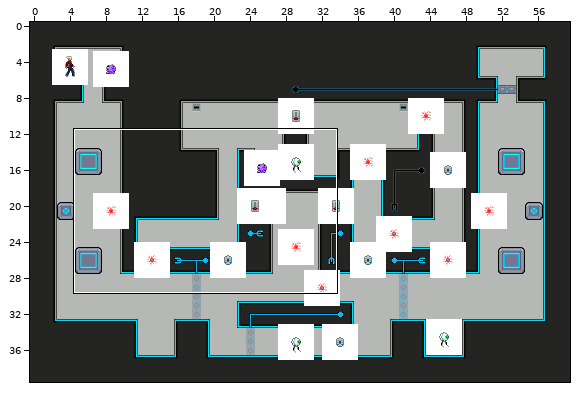
Two versions of a level (Tiled map (JSON), res/map/Security.json). The picture above shows the old version from afar; the outline marks the close-up.
Close-up. First the earlier version:
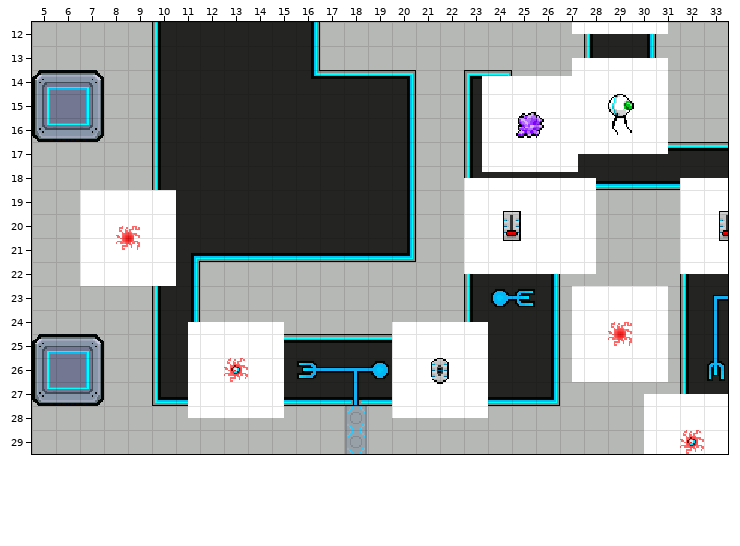
Cells are 16x16 px. Shown: x 5..33, y 12..29. The commit also changed other parts of the map, which this record leaves out.
New version:
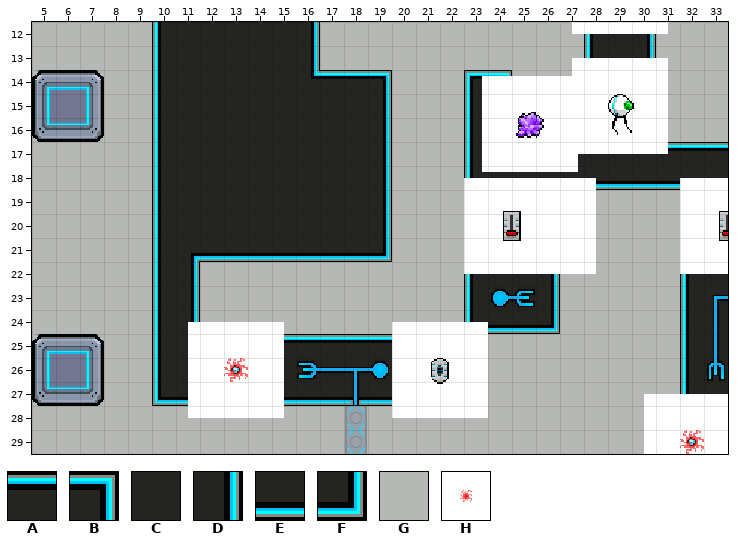
Key: from "main": A 1, B 2, C 26, D 27, E 51, F 52, G 278; from "objects": H 2.
_ is an empty cell.
Objects are placed by their top-left corner, in cells (3,4 is the top-left corner of cell 3,4); size is 1x1 cell unless given.
Edits made:
Layer "Tile Layer 1":
Tile A gives way to tile B in row 14 at x 19.
Tile C gives way to tile D in rows 15 to 20 at x 19.
Tile C gives way to tile E in row 24 at x 24 to 25.
Tile D gives way to tile F in row 24 at x 26.
Tile E gives way to tile F in row 21 at x 19.
Tile B gives way to tile G in row 14 at x 20.
Tile C gives way to tile G in rows 25 to 26 at x 24 to 25.
Tile D gives way to tile G in rows 15 to 20 at x 20; in rows 25 to 26 at x 26.
Tile E gives way to tile G in row 27 at x 24 to 25.
Tile F gives way to tile G in row 21 at x 20; in row 27 at x 26.
Layer "Object Layer 1":
Object H at 7,19 size 4x4 is removed.
Object H at 27.5,23 size 4x4 is removed.
Where, in picture pixels (left, top, right, bottom), the same in both close-ups:
changed: (383, 70, 416, 262)
removed: (80, 190, 176, 286)
removed: (572, 286, 668, 382)
changed: (488, 325, 560, 406)
